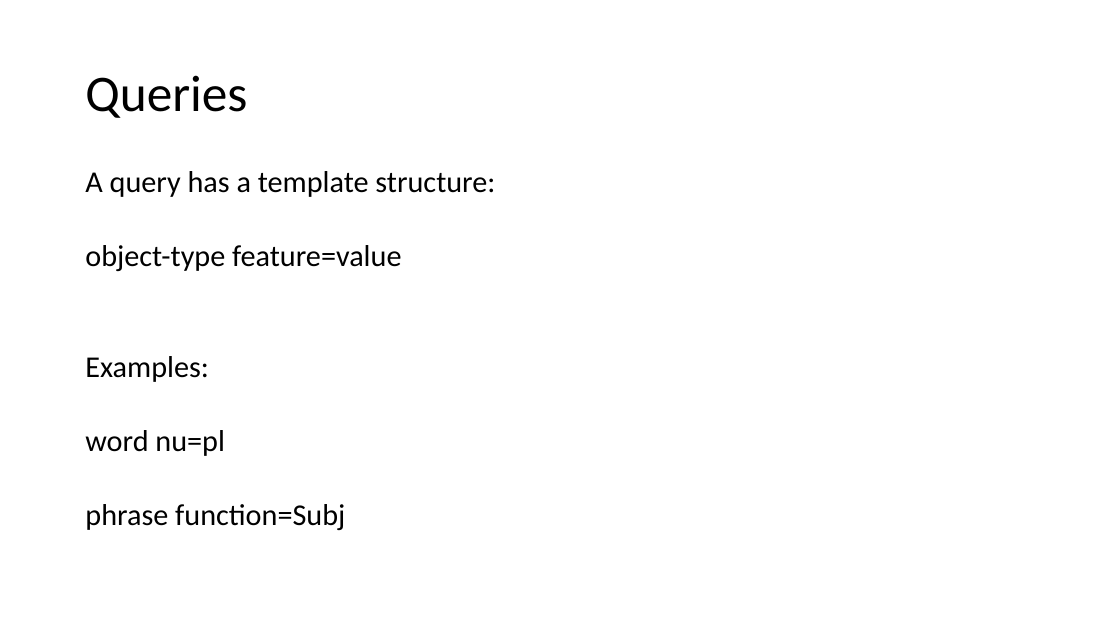
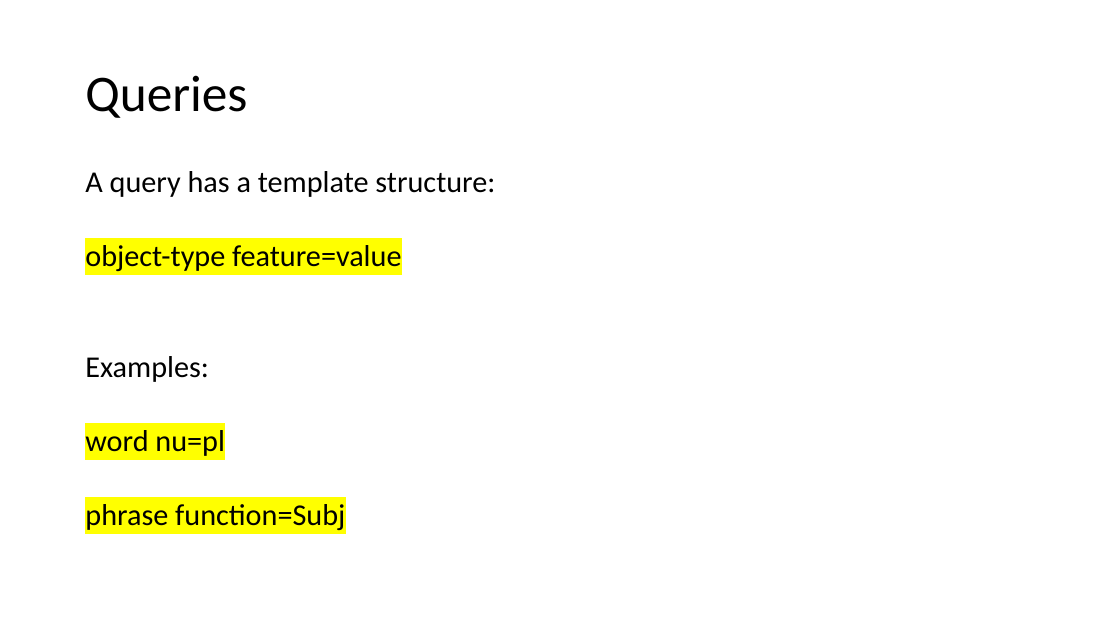
Before and after one commit to MartijnNaaijer/workshop_zurich_text_fabric, a slide deck: slide 8 of presentation_6_march_2026.pptx (slide 11 before the commit). Drawn at 1120x630 pixels with LibreOffice and Linux fonts; fonts in the diff are those of the drawing. Boxes give left, top, right and bottom in pixels: in the first picture for what was removed or moved away, otherwise in the second. Text is boxed around its words. In the diff, an @@ line names an element or a change of style, - is before the commit and + after.

```diff
--- a/presentation_6_march_2026.pptx
+++ b/presentation_6_march_2026.pptx
@@ text at <box>85,245,401,530</box>: highlight none to #FFFF00 in "object-type feature=value", "word nu=pl", "phrase function=Subj" @@
```
Also in this commit, not shown: 3 other slides changed, 1 slide removed, 3 other files.
